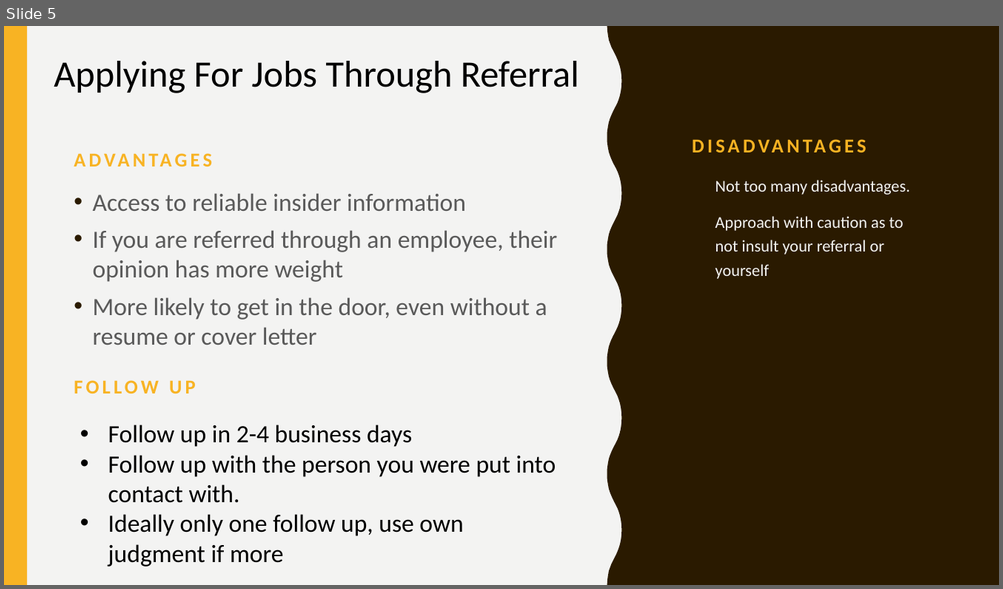
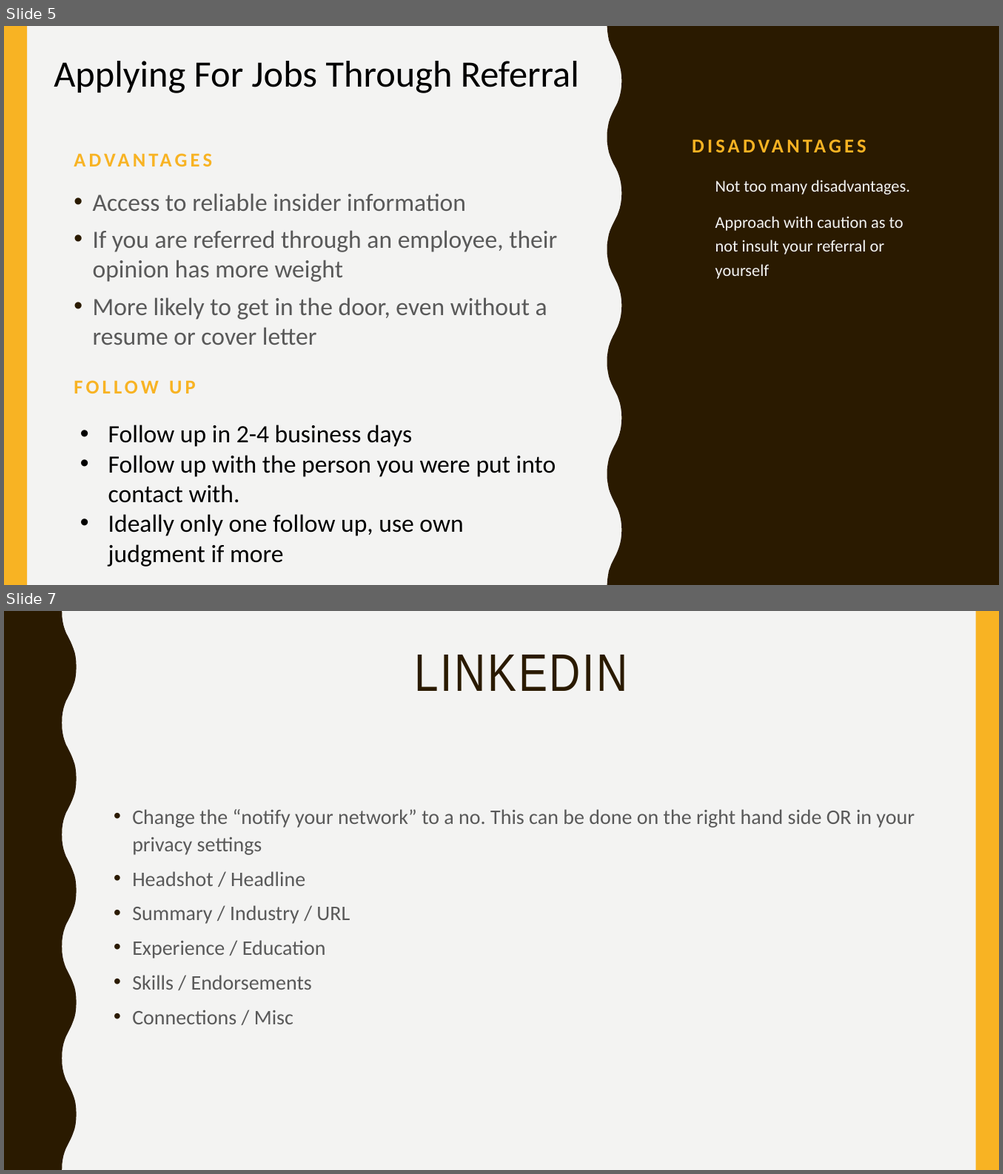
Before and after one commit to lakshmi-intechcode/jng_instr_folder, a slide deck: Job_Stuff/Jng_Job_Prezzie.pptx. Shown one above the other, each under a label of ours: slide 5 before the commit, slides 5 and 7 after it; the slides between them are not shown. The pictures are 1003x589 and 1003x1174 pixels, drawn with LibreOffice and Linux fonts; fonts in the diff are those of the drawing. Boxes give left, top, right and bottom in pixels: in the first picture for what was removed or moved away, otherwise in the second. Text is boxed around its words. In the diff, an @@ line names an element or a change of style, - is before the commit and + after.

Commit message:
up to linkedin headshot stuff

```diff
--- a/Job_Stuff/Jng_Job_Prezzie.pptx
+++ b/Job_Stuff/Jng_Job_Prezzie.pptx
@@ slide 7 added at [4, 611, 999, 1170], background #F3F3F2 @@
@@ freeform shape added at [4, 611, 77, 1170], fill #2A1A00 @@
@@ rectangle added at [976, 611, 999, 1170], fill #F8B323 @@
@@ title added at [414, 655, 628, 691], 51 pt, text #2A1A00 @@
+LINKEDIN
@@ text added at [132, 809, 914, 1025], 20 pt, text #595959 @@
+• Change the “notify your network” to a no. This can be done on the right hand side OR in your privacy settings
+• Headshot / Headline
+• Summary / Industry / URL
+• Experience / Education
+• Skills / Endorsements
+• Connections / Misc
```
Also in this commit, not shown: 2 other slides added.
